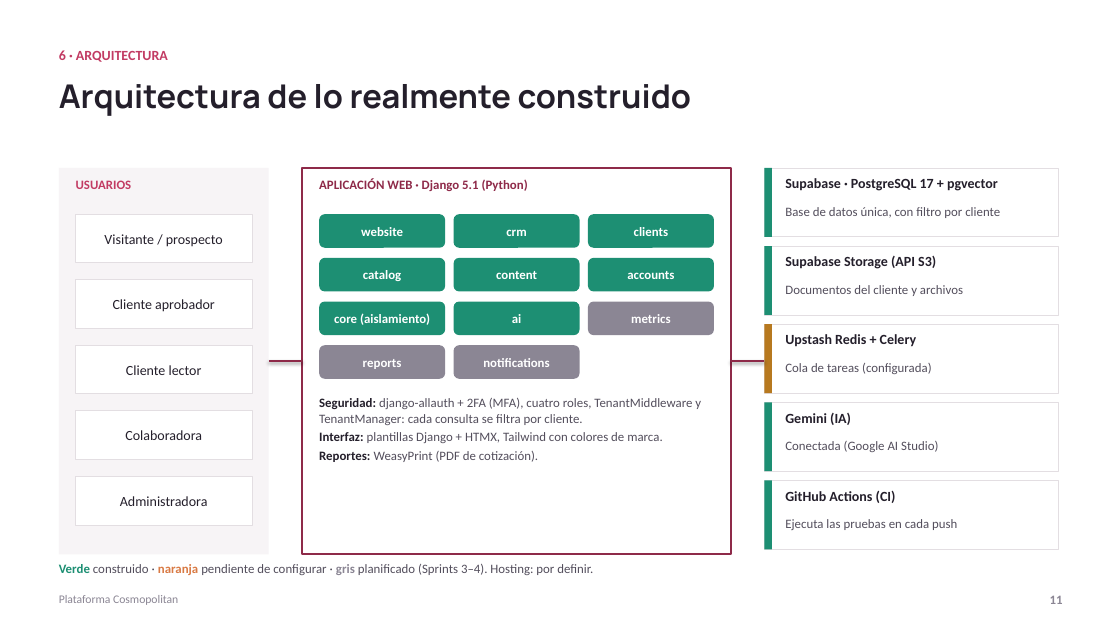
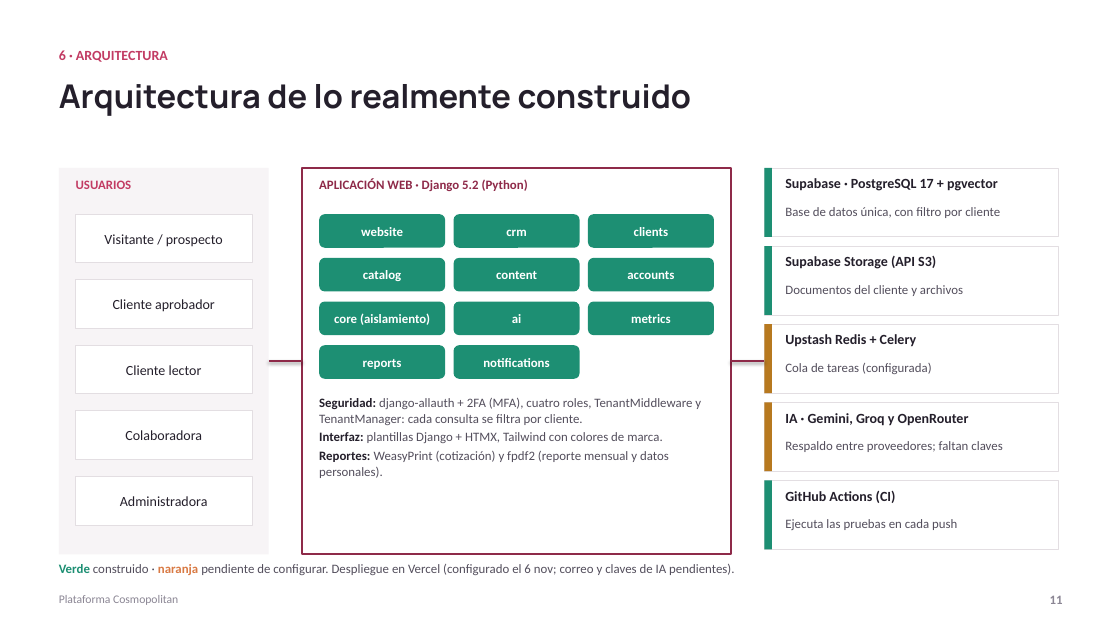
Before and after one commit to ChristianCuadra/capstone, a slide deck: slide 11 of Fase 2/Evidencias Proyecto/Presentación Proyecto.pptx. Drawn at 1120x630 pixels with LibreOffice and Linux fonts; fonts in the diff are those of the drawing. Boxes give left, top, right and bottom in pixels: in the first picture for what was removed or moved away, otherwise in the second. Text is boxed around its words. In the diff, an @@ line names an element or a change of style, - is before the commit and + after.

Commit message:
Presentación al 9 nov y comando cargar_demo con datos de demostración para el cliente de prueba

```diff
--- a/Fase 2/Evidencias Proyecto/Presentación Proyecto.pptx
+++ b/Fase 2/Evidencias Proyecto/Presentación Proyecto.pptx
@@ fill #8B8694 to #1D8F73 in 3 elements at (588,302,714,335), (319,345,445,379), (454,345,580,379) @@
@@ rectangle at (765,402,772,471): fill #1D8F73 to #B7791F @@
@@ text at (785,413,969,426): text changed @@
-Gemini (IA)
+IA · Gemini, Groq y OpenRouter
@@ text at (785,441,1002,452): text changed @@
-Conectada (Google AI Studio)
+Respaldo entre proveedores; faltan claves
@@ text at (319,451,669,478): text changed @@
-Reportes: WeasyPrint (PDF de cotización).
+Reportes: WeasyPrint (cotización) y fpdf2 (reporte mensual y datos personales).
@@ text at (59,564,734,575): text changed @@
-Verde construido · naranja pendiente de configurar · gris planificado (Sprints 3–4). Hosting: por definir.
+Verde construido · naranja pendiente de configurar. Despliegue en Vercel (configurado el 6 nov; correo y claves de IA pendientes).
```
Also in this commit, not shown: 13 other slides changed, 1 slide added, 4 other files.
